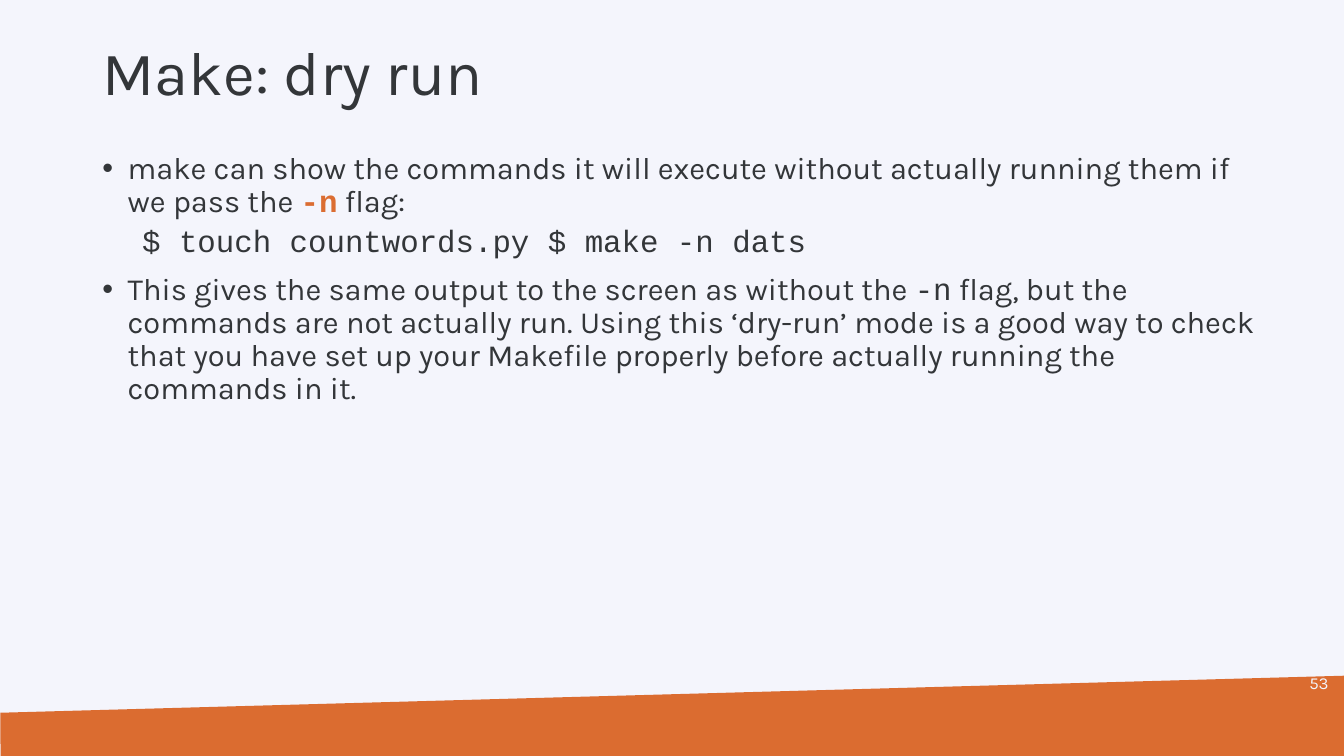
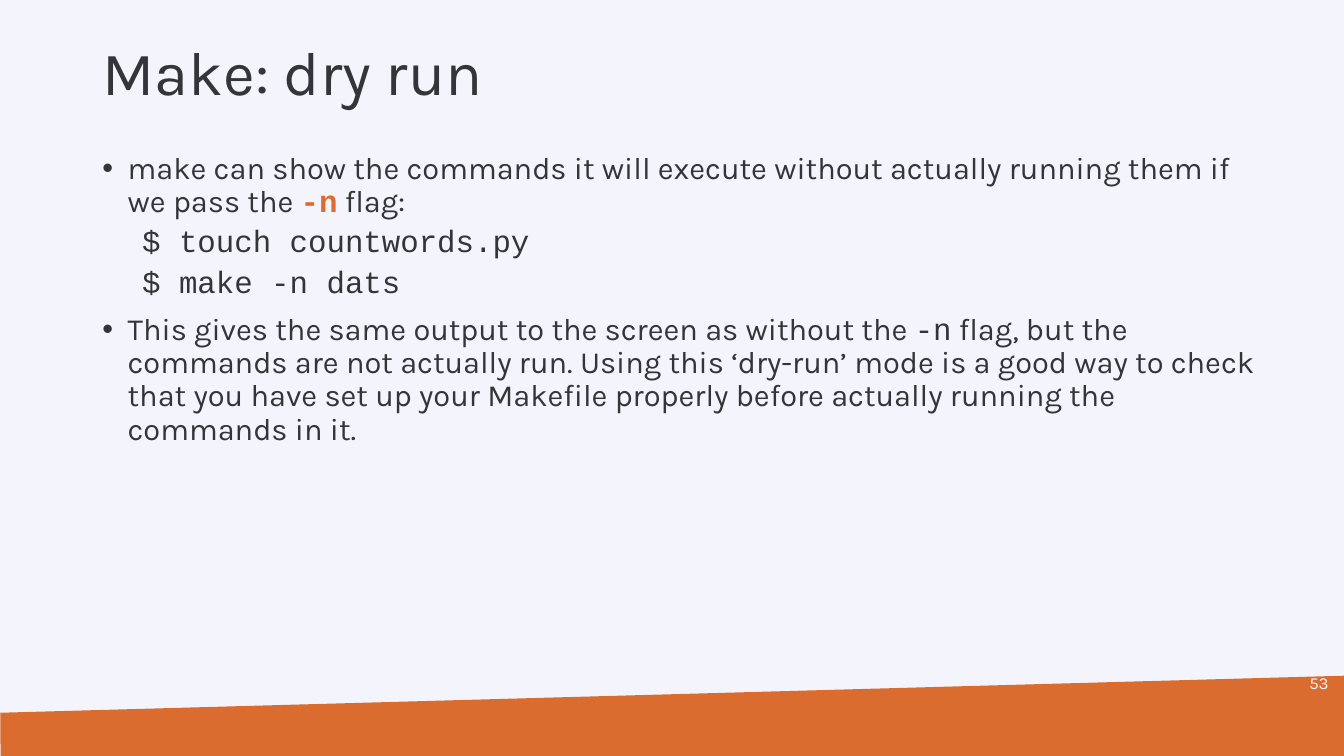
Before and after one commit to hpcleuven/Makefile-intro, a slide deck: slide 53 of Make.pptx. Drawn at 1344x756 pixels with LibreOffice and Linux fonts; fonts in the diff are those of the drawing; background and template pictures are left out. Boxes give left, top, right and bottom in pixels: in the first picture for what was removed or moved away, otherwise in the second. Text is boxed around its words. In the diff, an @@ line names an element or a change of style, - is before the commit and + after.

```diff
--- a/Make.pptx
+++ b/Make.pptx
@@ text at (179,230,530,294): text changed @@
-  $ touch countwords.py $ make -n dats
+  $ touch countwords.py
+  $ make -n dats
```
Also in this commit, not shown: 2 other slides changed, 1 other file.
